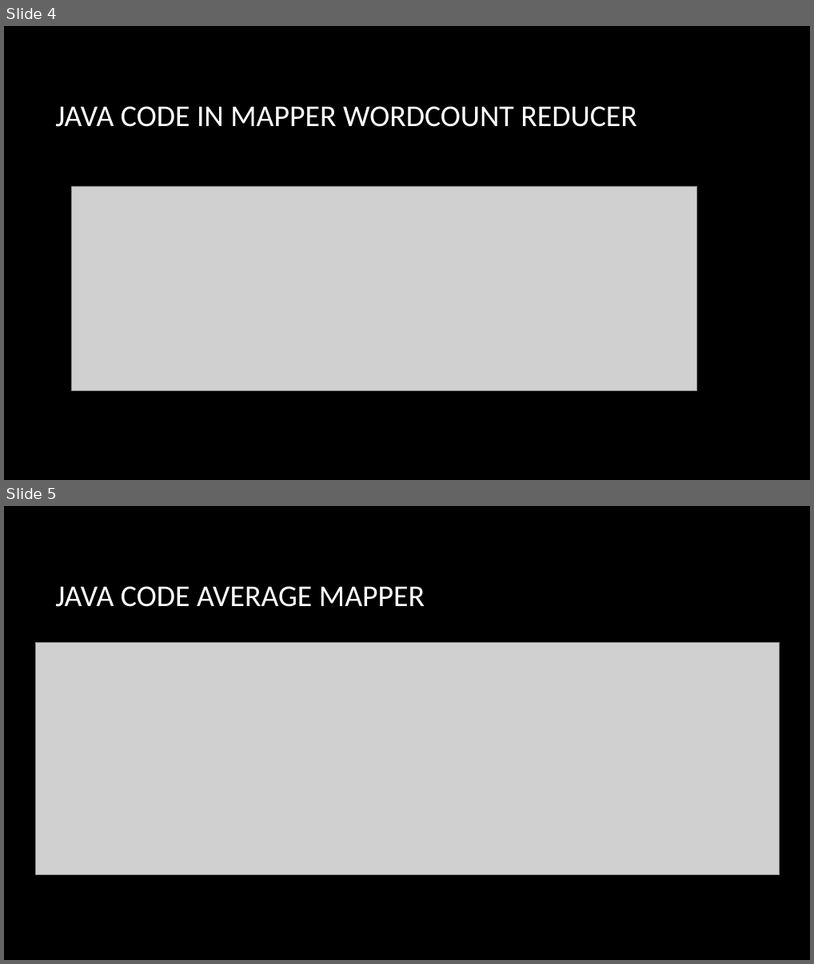
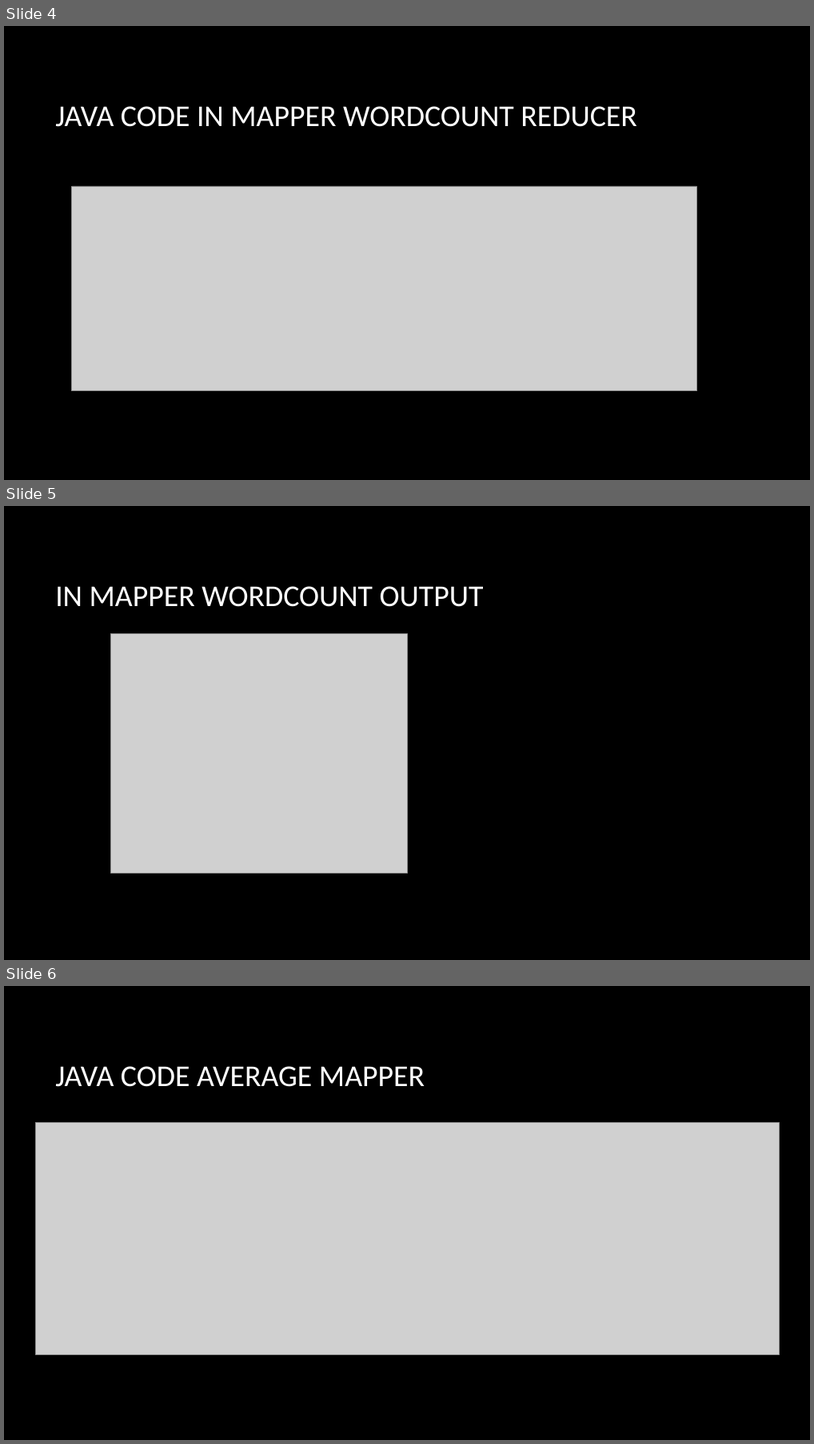
Before and after one commit to jij000/big-data-project, a slide deck: Big DATA Technology.pptx. Shown one above the other, each under a label of ours: slides 4 and 5 before the commit, slides 4, 5 and 6 after it. The pictures are 814x964 and 814x1444 pixels, drawn with LibreOffice and Linux fonts; fonts in the diff are those of the drawing; grey boxes stand for pictures; background and template pictures are left out. Boxes give left, top, right and bottom in pixels: in the first picture for what was removed or moved away, otherwise in the second. Text is boxed around its words. In the diff, an @@ line names an element or a change of style, - is before the commit and + after.

Commit message:
update

```diff
--- a/Big DATA Technology.pptx
+++ b/Big DATA Technology.pptx
@@ slide 5 added at (4, 506, 810, 960), background picture (left out) @@
@@ title added at (55, 586, 484, 607), 36 pt, text #FFFFFF @@
+IN MAPPER WORDCOUNT OUTPUT
@@ picture added at (111, 634, 407, 872) @@
@@ what was slide 5 is now slide 6 @@
```
